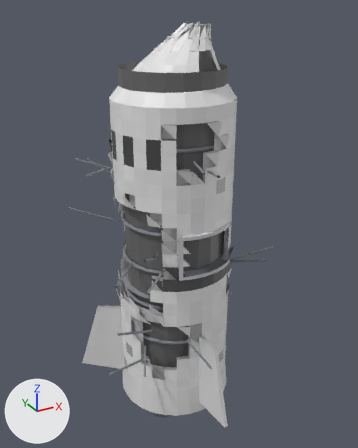
Renders of the glTF model shackleton/assets/wreck.glb from each side of a commit.
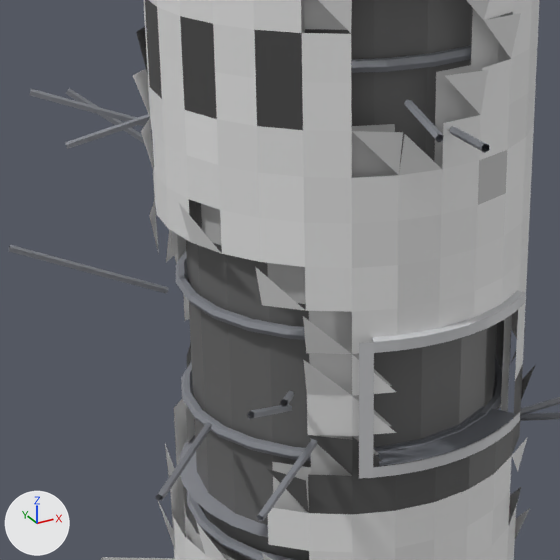
There are two pictures of each version: one whole from a 50 mm lens placed at (-8.25, -15.42, 15.05), pointed at (0.22, -0.01, 7.35), one close up on the part from 18% to 68% of the width and 29% to 68% of the height. Arrows for +X, +Y and +Z are at lower left; the lights stay in place. The last two pictures show the newer version. Where no turn or scale is listed for an object, it has been applied to the vertices. Vertices at exactly the same position are counted once.

Names of what the first close-up shows: 'wreck'.
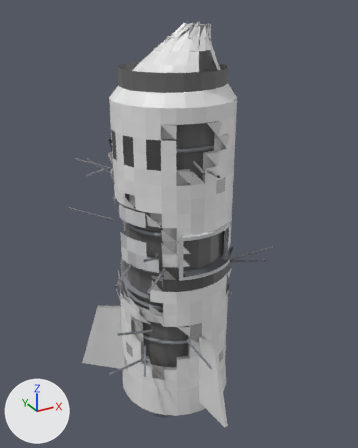
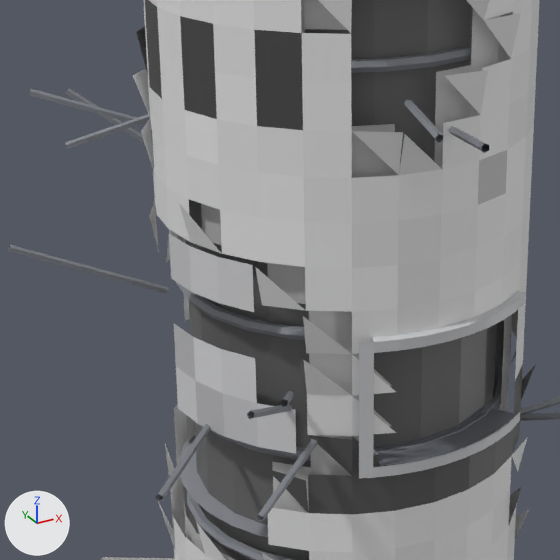
What differs and where, as boxes (x1, y1, x2, y2) in the close-ups (560 x 560 px):
part 1 of me_wreck, added: after (174, 324, 296, 454)
part 2 of me_wreck, added: after (169, 234, 254, 312)

The change, as a list of edits to the scene's bpy script:
```text
Change me_wreck:
    used by ob_wreck; location = (0.0, 0.0, 0.0)
    verts and faces of me_wreck; kept vertices keep their numbers, new ones are numbered from 3652
    remove me_wreck.from_pydata(...)  # 3652 vertices, 5491 faces; spans x -3.6..3.5, y -4.1..3.8, z -1.0..14.6
    add me_wreck.from_pydata(...)  # 3674 vertices, 5511 faces; spans x -3.6..3.5, y -4.1..3.8, z -1.0..14.6
    me_wreck part 1: a new loose piece of 14 vertices spanning x -2.2..-1.5, y -1.6..0.0, z 6.4..7.6, in mat_defaultmaterial
    me_wreck part 2
    add verts[3652] = (-1.8, -1.3, 8.1)  # pixel (253, 312)
    add verts[3653] = (-2.0, -0.9, 8.1)  # pixel (219, 303)
    add verts[3654] = (-2.2, -0.5, 8.1)  # pixel (191, 291)
    add verts[3655] = (-2.2, 0.0, 8.1)  # pixel (171, 278)
    add for new, old in zip([*range(3656, 3660)], [*range(3652, 3656)]): verts[new] = verts[old] + (0.0, 0.0, 0.5)
    add faces += [(3652, 3656, 3653), (3653, 3656, 3657), (3653, 3657, 3654), (3654, 3657, 3658), (3654, 3658, 3655), (3655, 3658, 3659)]
```
